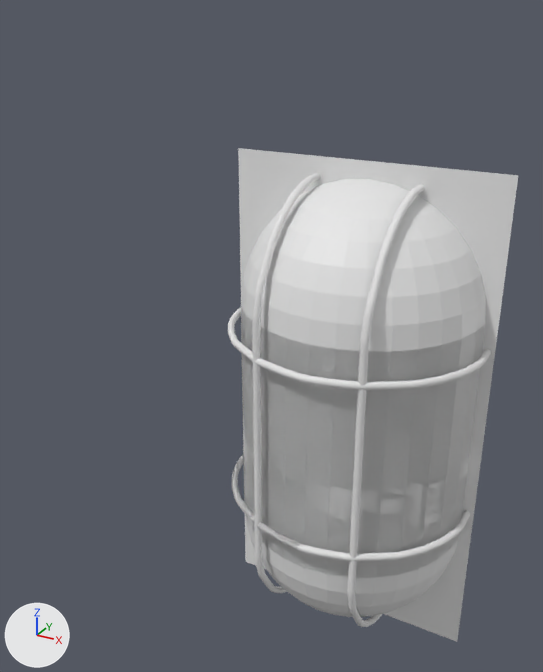
The Blender file Modellen/Scenery/lamp_industrial.blend: old version first, new version second.
Rendered twice from a 50 mm lens placed at (4.52, -4.9, 5.32), pointed at (1.79, 0.08, 2.83). The axes (+X, +Y, +Z) are drawn at lower left. The lights are the same throughout.
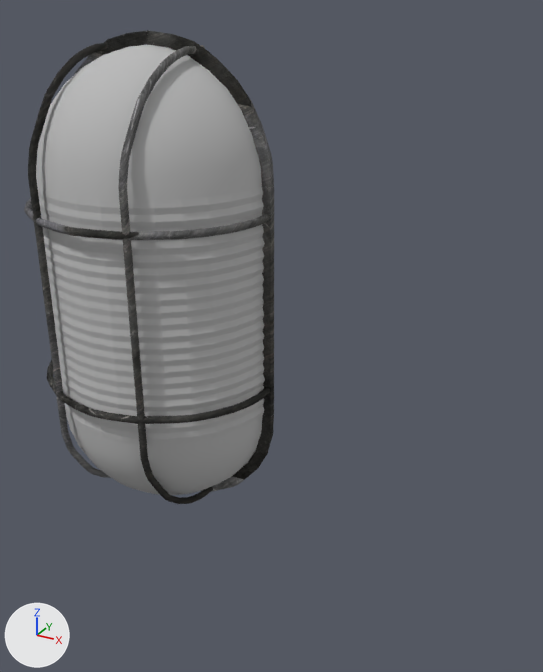
Pixel boxes (x1, y1, x2, y2) of what changed, in the pictures (543 x 672 px):
'Sphere', reshaped, moved (173% taller): before (241, 179, 486, 352); after (24, 30, 274, 504)
'Cylinder', deleted: before (241, 307, 485, 578)
'Plane', deleted: before (238, 148, 518, 642)
'Cylinder.011', deleted: before (241, 306, 486, 578)
'Sphere.001', deleted: before (245, 514, 459, 617)
'Cylinder.010', deleted: before (353, 185, 425, 489)
'Cylinder.008', deleted: before (252, 173, 320, 459)
'Cylinder.004', deleted: before (301, 349, 491, 390)
'Cylinder.002', deleted: before (298, 510, 470, 561)
'Cylinder.009', deleted: before (347, 467, 382, 627)
'Cylinder.001', deleted: before (254, 438, 287, 593)
'Cylinder.003', deleted: before (228, 308, 303, 382)
'Cylinder.007', deleted: before (232, 455, 300, 551)
part 1 of me_sphere_001, added: after (66, 413, 263, 495)
part 2 of me_sphere_001, added: after (24, 30, 274, 504)

What changed in the scene script:
```text
Add mat_glass:
    mat_glass = bpy.data.materials.new('Glass')
    mat_glass.use_nodes = True; mat_glass.node_tree.nodes.clear()
    _N = mat_glass.node_tree.nodes; _L = mat_glass.node_tree.links
    n0 = _N.new('ShaderNodeOutputMaterial'); n0.name = 'Material Output'
    n1 = _N.new('ShaderNodeBsdfDiffuse'); n1.name = 'Diffuse BSDF'
    n2 = _N.new('ShaderNodeRGB'); n2.name = 'RGB'
    n2.outputs[0].default_value = (0.5, 0.5, 0.5, 1.0)  # 'Color', grey #bcbcbc
    _L.new(n1.outputs[0], n0.inputs[0])  # 'BSDF' to 'Surface'
    _L.new(n2.outputs[0], n1.inputs[0])  # 'Color' to 'Color'
Change me_sphere_001:
    remove me_sphere_001.from_pydata(...)  # 137 vertices, 128 faces; spans x -1.0..1.0, y -3.57..-2.57, z 0.16..1.16
    add me_sphere_001.from_pydata(...)  # 7105 vertices, 6526 faces; spans x -1.09..1.08, y -3.67..-2.5, z -2.91..1.26
    me_sphere_001 part 1: the loose piece of 137 vertices spanning x -1.0..1.0, y -3.57..-2.57, z 0.16..1.16 is copied, and the copy is turned 180 degrees about the y axis through its middle, then moved by (0.0, 0.0, -2.98), in mat_glass; it spans x -1.0..1.0, y -3.56..-2.56, z -2.82..-1.82
    me_sphere_001 part 2: 6831 vertices added at x -1.09..1.08, y -3.67..-2.5, z -2.91..1.26
    add me_sphere_001.materials.append(mat_glass)
    add me_sphere_001.materials.append(mat_staal_op_lamp)  # picture img_staal_op_lamp_jpg
Remove ob_cylinder_001:
    ob_cylinder_001 = bpy.data.objects.new('Cylinder.001', me_cylinder_001)
Remove ob_plane:
    ob_plane = bpy.data.objects.new('Plane', me_plane)
Change ob_sphere:
    ob_sphere.location: (2.4, 3.07, 2.95) -> (0.7, 2.71, 3.89)
Remove ob_cylinder:
    ob_cylinder = bpy.data.objects.new('Cylinder', me_cylinder)
Remove ob_sphere_001:
    ob_sphere_001 = bpy.data.objects.new('Sphere.001', me_sphere_003)
Remove ob_cylinder_002:
    ob_cylinder_002 = bpy.data.objects.new('Cylinder.002', me_cylinder_003)
Remove ob_cylinder_003:
    ob_cylinder_003 = bpy.data.objects.new('Cylinder.003', me_cylinder_004)
Remove ob_cylinder_004:
    ob_cylinder_004 = bpy.data.objects.new('Cylinder.004', me_cylinder_005)
Remove ob_cylinder_007:
    ob_cylinder_007 = bpy.data.objects.new('Cylinder.007', me_cylinder_010)
Remove ob_cylinder_008:
    ob_cylinder_008 = bpy.data.objects.new('Cylinder.008', me_cylinder_011)
Remove ob_cylinder_009:
    ob_cylinder_009 = bpy.data.objects.new('Cylinder.009', me_cylinder_012)
Remove ob_cylinder_010:
    ob_cylinder_010 = bpy.data.objects.new('Cylinder.010', me_cylinder_013)
Remove ob_cylinder_011:
    ob_cylinder_011 = bpy.data.objects.new('Cylinder.011', me_cylinder_014)
```
